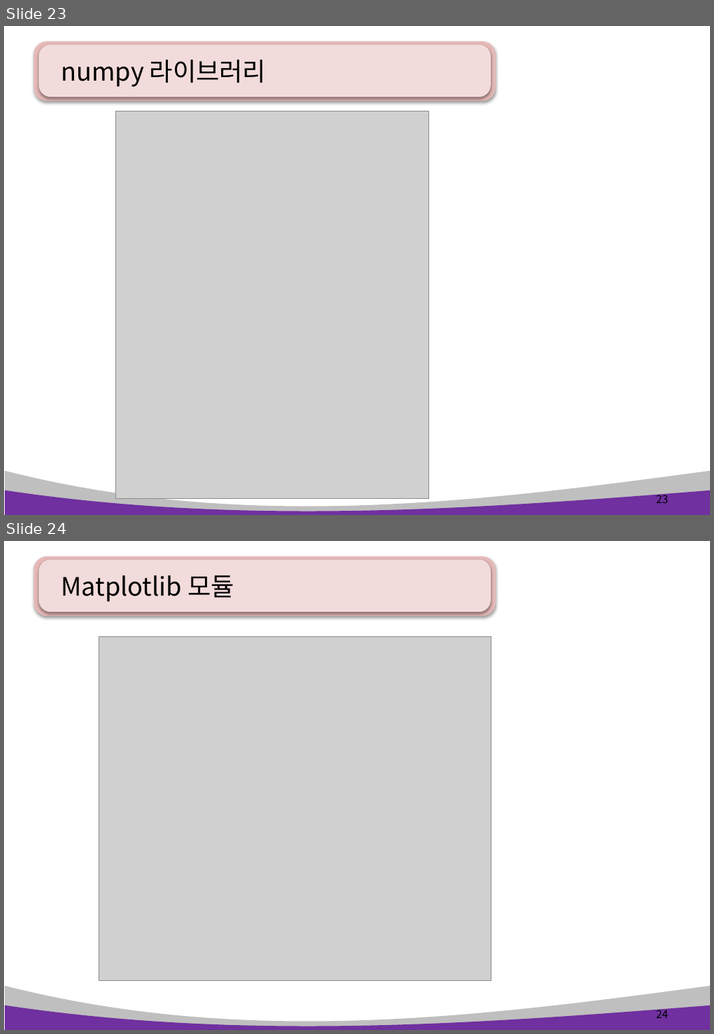
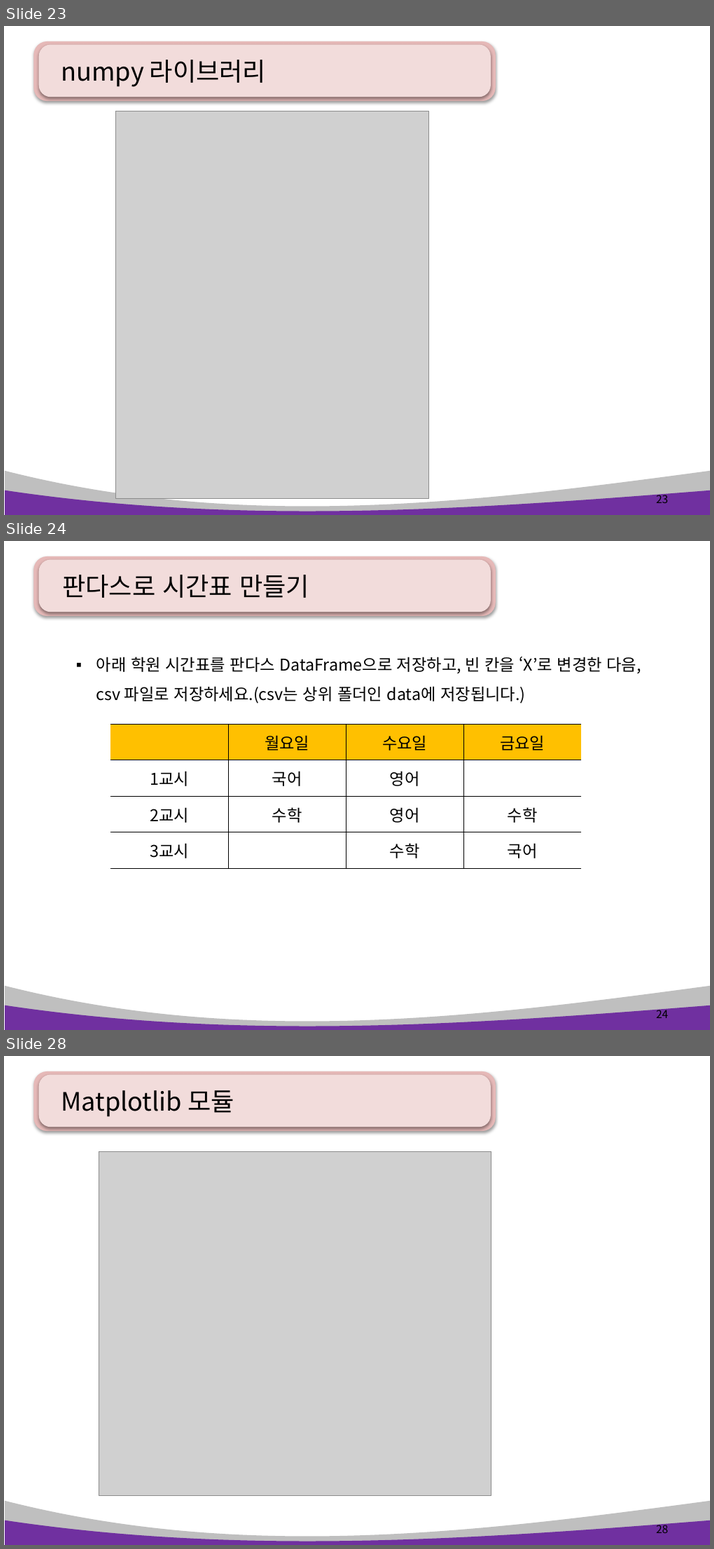
Before and after one commit to pshho/ngreen_project, a slide deck: pyWorks/자료/python_ppt/Python 13장. 데이터 분석 및 시각화 .pptx. Shown one above the other, each under a label of ours: slides 23 and 24 before the commit, slides 23, 24 and 28 after it; the slides between them are not shown. The pictures are 714x1034 and 714x1549 pixels, drawn with LibreOffice and Linux fonts; fonts in the diff are those of the drawing; grey boxes stand for pictures. Boxes give left, top, right and bottom in pixels: in the first picture for what was removed or moved away, otherwise in the second. Text is boxed around its words. In the diff, an @@ line names an element or a change of style, - is before the commit and + after.

```diff
--- a/pyWorks/자료/python_ppt/Python 13장. 데이터 분석 및 시각화 .pptx
+++ b/pyWorks/자료/python_ppt/Python 13장. 데이터 분석 및 시각화 .pptx
@@ slide 24 added at [4, 541, 710, 1030], background #FFFFFF; not listed: 4 template elements that a slide beside it also shows @@
@@ title added at [62, 575, 309, 598], 28 pt, text #000000 @@
+판다스로 시간표 만들기
@@ text added at [96, 656, 640, 703], 18 pt, text #000000 @@
+▪ 아래 학원 시간표를 판다스 DataFrame으로 저장하고, 빈 칸을 ‘X’로 변경한 다음, csv 파일로 저장하세요.(csv는 상위 폴더인 data에 저장됩니다.)
@@ table added at [111, 724, 583, 869], 4 rows, 4 columns @@
+ | 월요일 | 수요일 | 금요일
+1교시 | 국어 | 영어 | 
+2교시 | 수학 | 영어 | 수학
+3교시 |  | 수학 | 국어
@@ page number added at [656, 1007, 668, 1018], 12 pt, text #000000 @@
+24
@@ what was slide 24 is now slide 28 @@
@@ page number at [656, 1522, 668, 1533]: text changed @@
-24
+28
```
Also in this commit, not shown: 3 slides changed, 6 other slides added, 1 slide removed, 11 other files.
